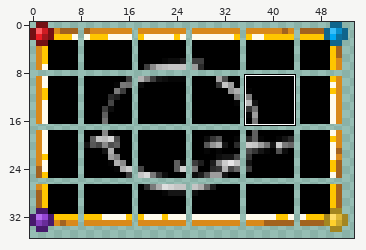
Pixel-art sprite, stored at Tiles/KeepMovingForward.png. The first picture is a wide view before the edit; the outline marks the close-up.
Close-up. Before the commit:
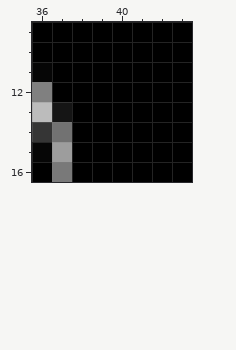
The file is 108x72 pixels, drawn in blocks of 2x2; one block is one cell here. Colours within 5 levels of each other are drawn and written as one. Shown: x 36..43, y 9..16. The commit also changed other parts of the picture, which this record leaves out.
The result:
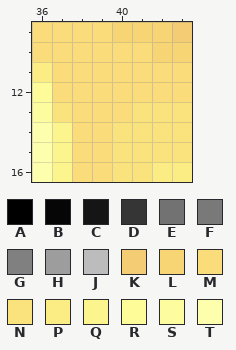
Palette (. is transparent): A #000000  B #060606  C #151515  D #353535  E #727272  F #797979  G #808080  H #9d9d9d  J #bcbcbc  K #f4cc74  L #f8d574  M #fadc7a  N #fae37d  P #fbec83  Q #fcf48d  R #fdfc99  S #fdfda0  T #fdffad
From old to new:
Changed rows in their new state; - is an unchanged pixel.
first column x 36:
 9 MMMMLLLK
10 MMMMMMLL
11 PMMMMMMM
12 RMMMMMMM
13 SNMMMNNN
14 TQMMNNNN
15 TQMMNNNN
16 TQMMNNPP
Where, in picture pixels (left, top, right, bottom), the same in both close-ups:
changed: (32, 22, 192, 182)
